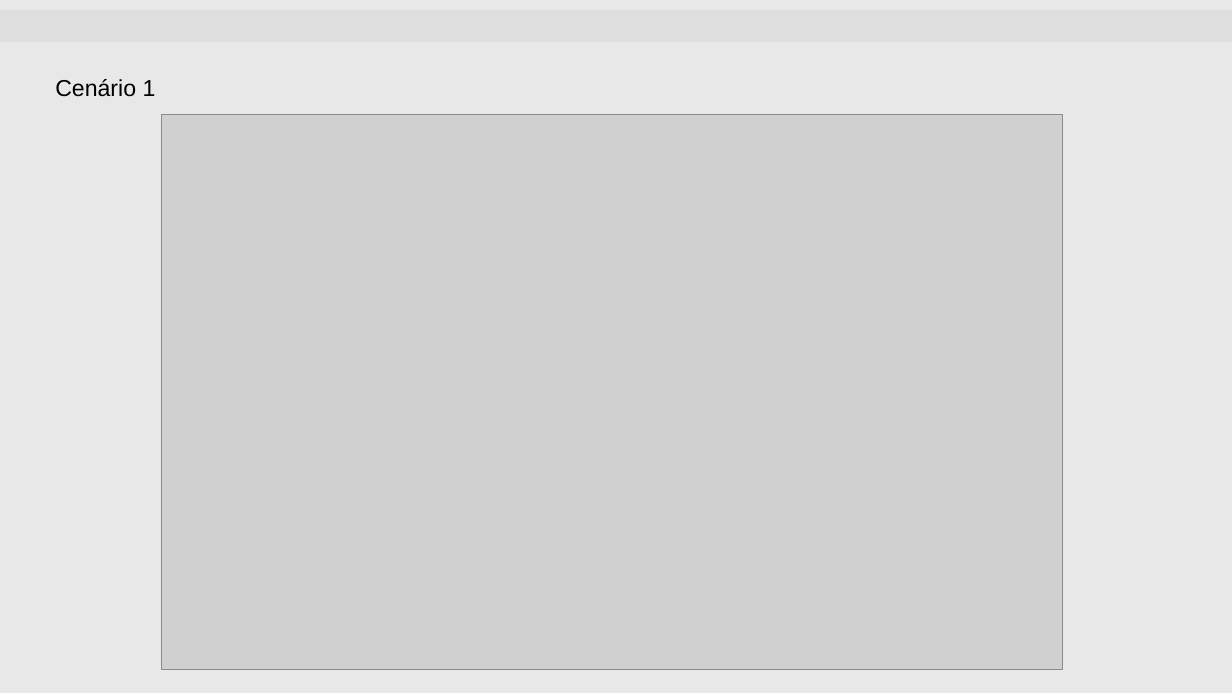
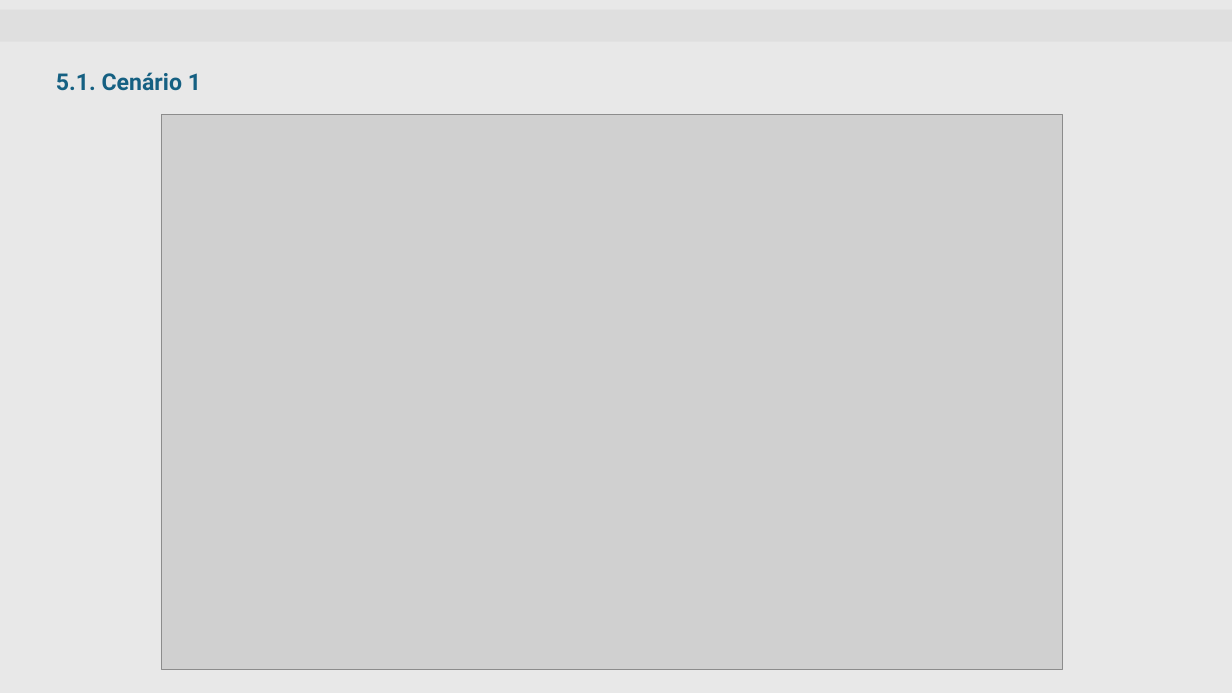
Before and after one commit to mattedi/Simulacao-2026, a slide deck: slide 20 of GuilhermeBackLucasFritzke/Template_Semnario_Grupo_Guilherme_Lucas_Atual.pptx. Drawn at 1232x693 pixels with LibreOffice and Linux fonts; fonts in the diff are those of the drawing; grey boxes stand for pictures; background and template pictures are left out. Boxes give left, top, right and bottom in pixels: in the first picture for what was removed or moved away, otherwise in the second. Text is boxed around its words. In the diff, an @@ line names an element or a change of style, - is before the commit and + after.

```diff
--- a/GuilhermeBackLucasFritzke/Template_Semnario_Grupo_Guilherme_Lucas_Atual.pptx
+++ b/GuilhermeBackLucasFritzke/Template_Semnario_Grupo_Guilherme_Lucas_Atual.pptx
@@ text at (x1=56, y1=72, x2=201, y2=91): text changed; font Arial to Roboto; text colour #000000 to #156082; bold on @@
-Cenário 1
+5.1. Cenário 1
```
Also in this commit, not shown: 3 other slides changed, 3 slides added, 3 slides removed.
